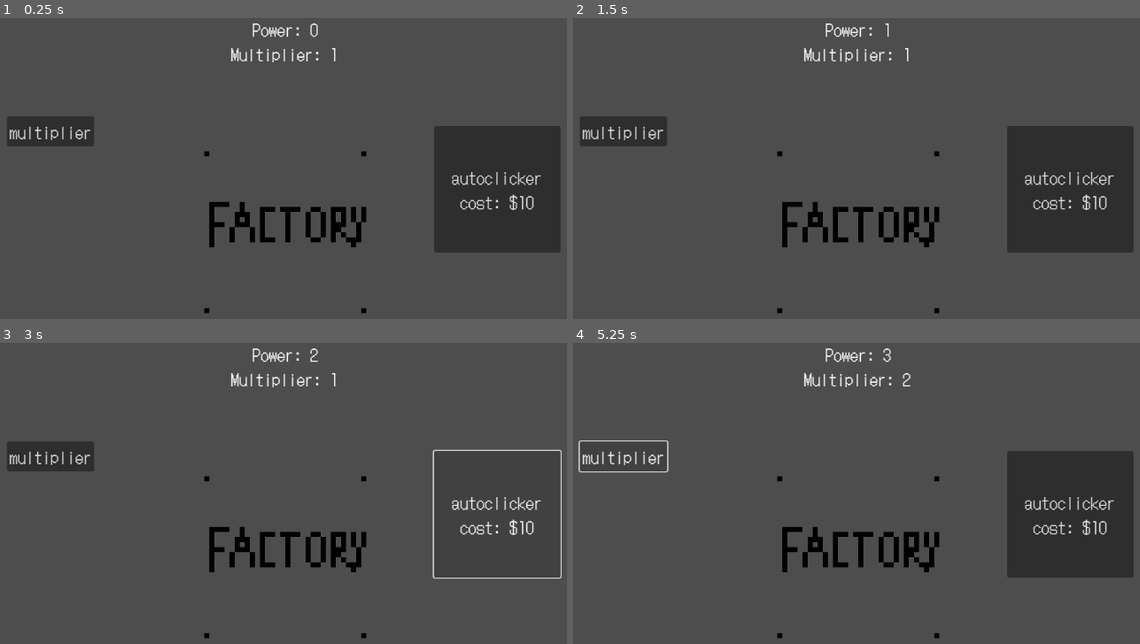
Above: before the commit, frames 1-4 (two rows, left to right).
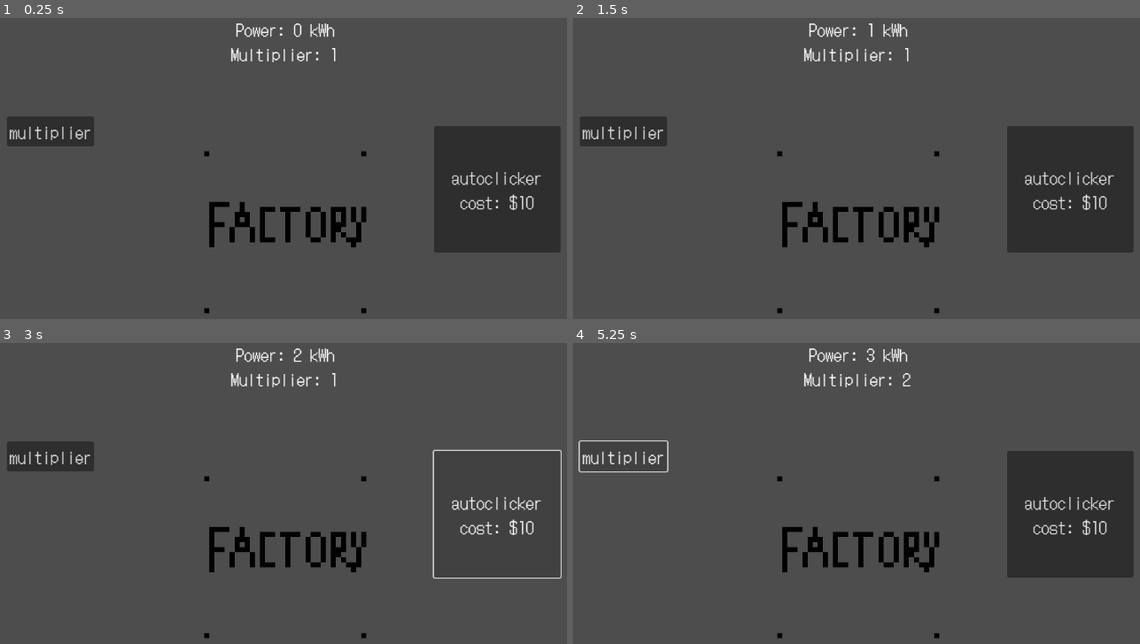
Above: after the commit, the same moments.

Repository: chu0029/SusGame
Game: Godot game, scene res://scenes/gametest.tscn
Two runs of this game, one before a commit and one after it. Both use one fixed random seed, a clock stepped at 60 frames per second and the inputs below.
Inputs (mouse positions are in pixels of both pictures, inside the frame that each line leads up to):
- Up to frame 1 (0.25 s): no input
- Up to frame 2 (1.5 s): click "autoclicker cost: $10" at 0.5 s; click (856, 231) at 1.25 s
- Up to frame 3 (3 s): click (283, 556) at 2 s; click "autoclicker cost: $10" at 2.75 s
- Up to frame 4 (5.25 s): click (856, 556) at 3.5 s; click "autoclicker cost: $10" at 4.25 s; click "multiplier" at 5 s

The runs differ from the first frame. In frame 1, 0.4% of the frame differs, in the area x 41-60%, y 1-7%; in frame 2, 0.3%; in frame 3, 0.3%; in frame 4, 0.3%.

Commit message:
Update gametest.gd

Diff:
--- a/scripts/gametest.gd
+++ b/scripts/gametest.gd
@@ -21,7 +21,7 @@
 	UpdateLabelText()
 
 func UpdateLabelText() -> void:
-	counter.text = "Power: %s" %power
+	counter.text = "Power: %s kWh" %power
 	multipcounter.text = "Multiplier: %s" %multiplier
 
 func CreatePower() -> void:
@@ -43,7 +43,8 @@
 		timer.start()
 		automult += 1
 		power -= 10
-		autoclicker.text = 'Autoclicker \n %c' %power
+		AutoclickC = round(AutoclickC*1.5)
+		autoclicker.text = 'Autoclicker \n %s kWh' %int(AutoclickC)
 		soundupgrade.play()
 
 func _on_timer_timeout() -> void:
